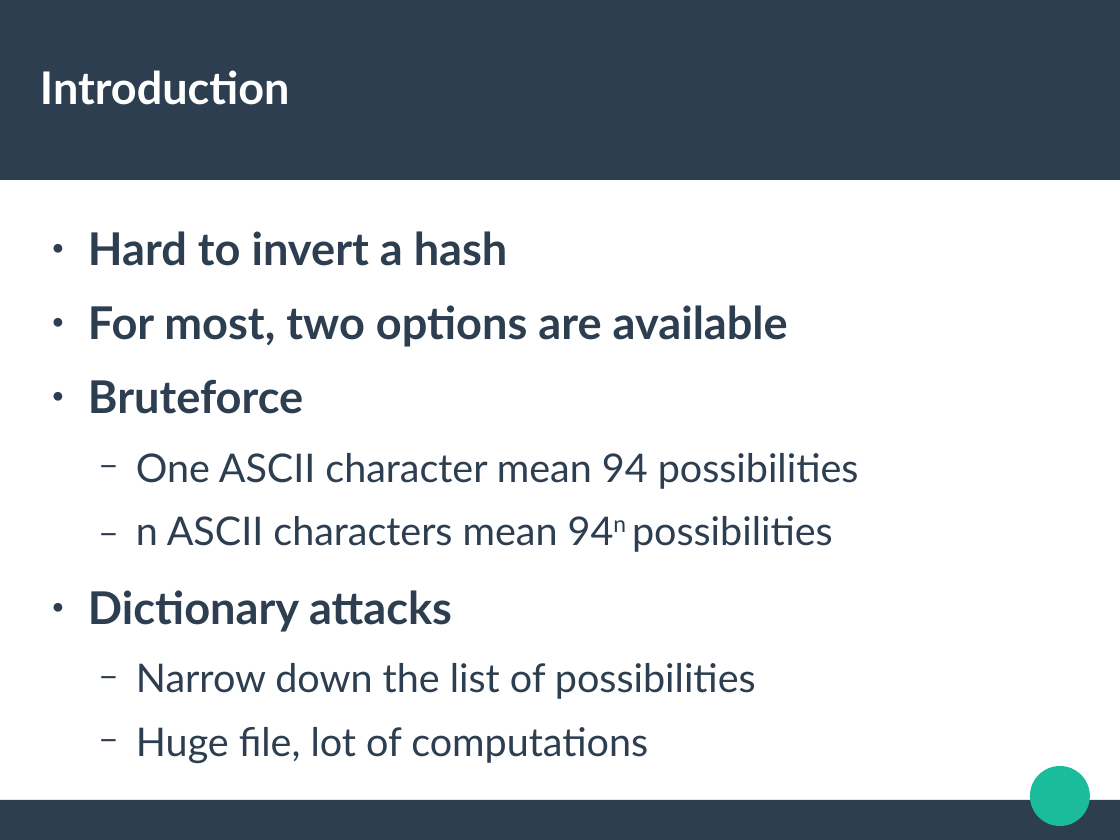
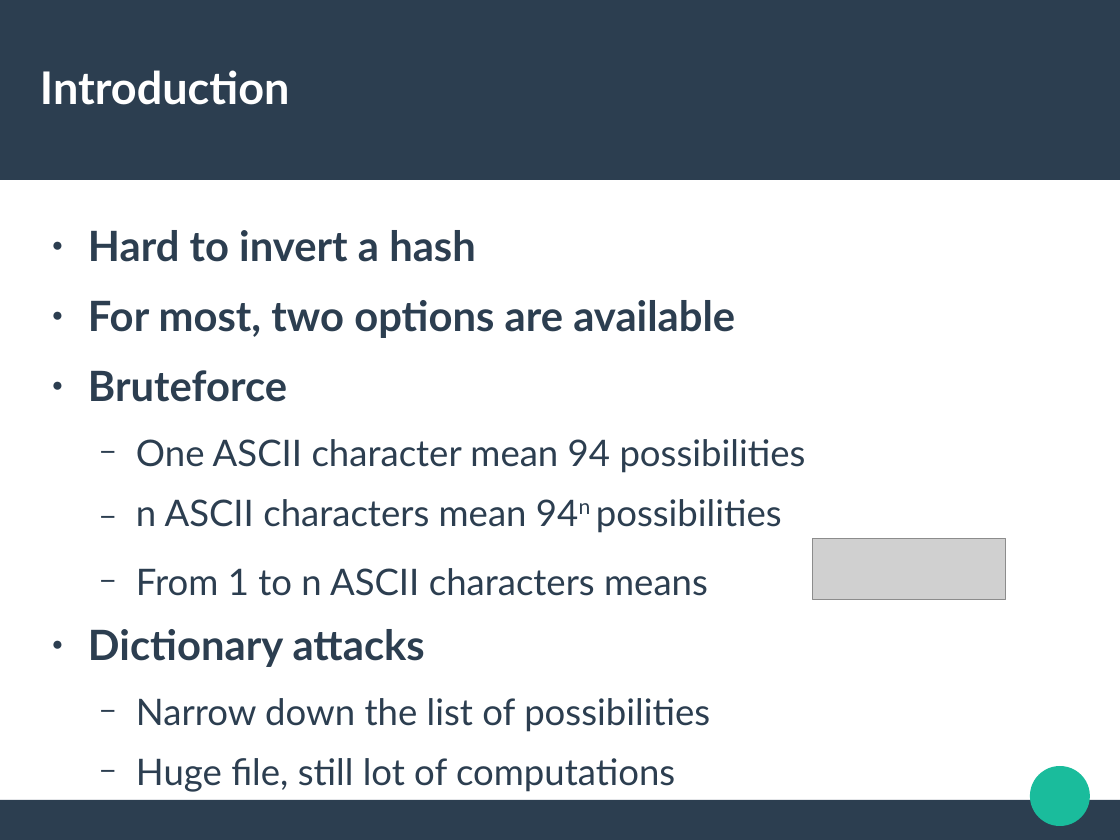
Before and after one commit to trandinhkhoa/distributed-system-project, a slide deck: slide 4 of presentation/defense.odp. Drawn at 1120x840 pixels with LibreOffice and Linux fonts; fonts in the diff are those of the drawing; grey boxes stand for pictures. Boxes give left, top, right and bottom in pixels: in the first picture for what was removed or moved away, otherwise in the second. Text is boxed around its words. In the diff, an @@ line names an element or a change of style, - is before the commit and + after.

```diff
--- a/presentation/defense.odp
+++ b/presentation/defense.odp
@@ text at <box>88,230,806,732</box>: size 32 to 29.6 pt in "Hard to invert a hash", "For most, two options are available", "Bruteforce", "Dictionary attacks"; size 28 to 25.9 pt in "One ASCII character mean 94 possibilities", "n ASCII characters mean 94n possibilities", "Narrow down the list of possibilities" @@
@@ picture added at <box>812,539,1006,600</box> @@
@@ text at <box>136,568,708,596</box>: paragraph added @@
+  − From 1 to n ASCII characters means
@@ text at <box>136,758,675,792</box>: text changed; size 28 to 25.9 pt @@
-  − Huge file, lot of computations
+  − Huge file, still lot of computations
```
Also in this commit, not shown: 4 other slides changed.
